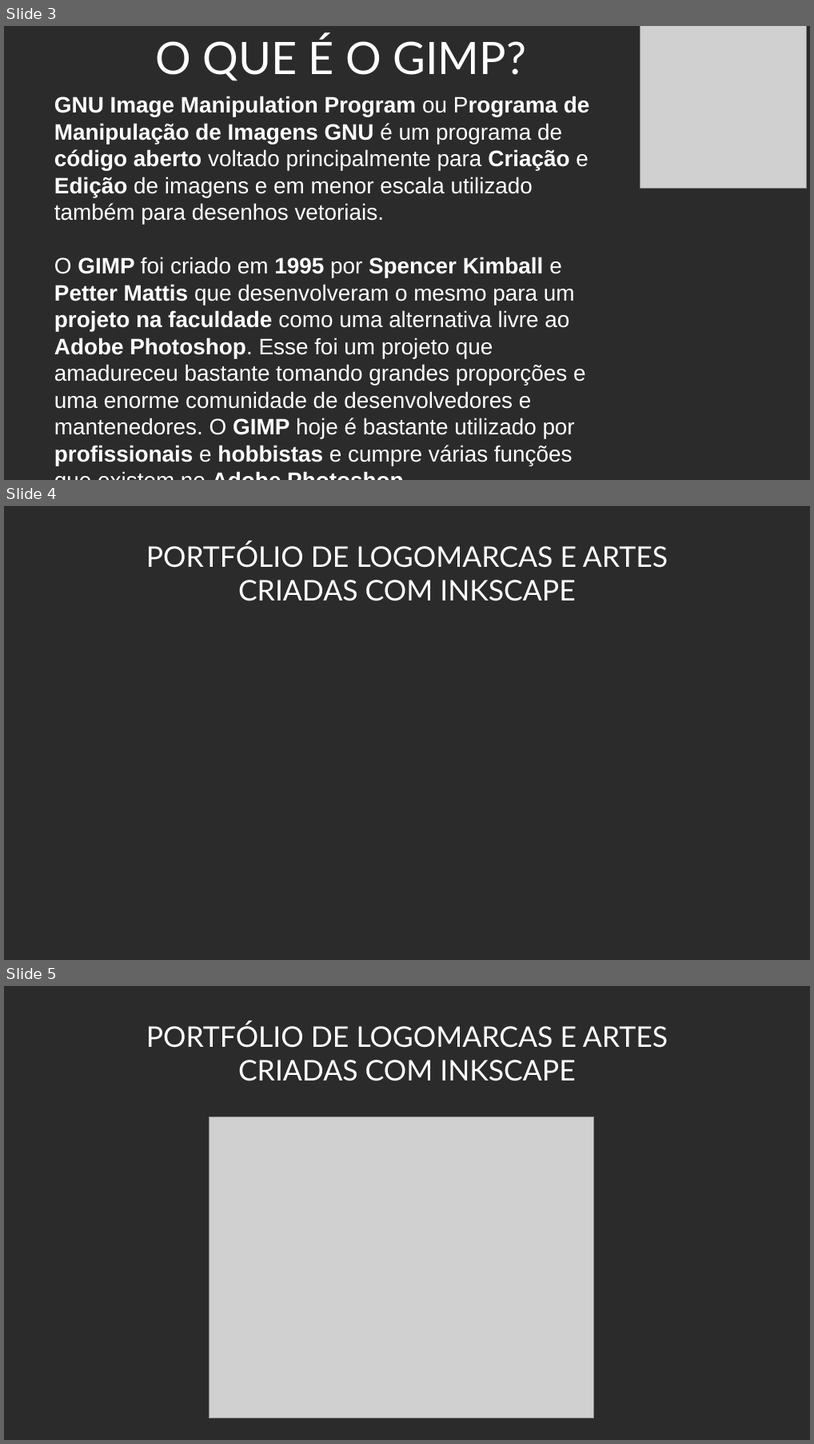
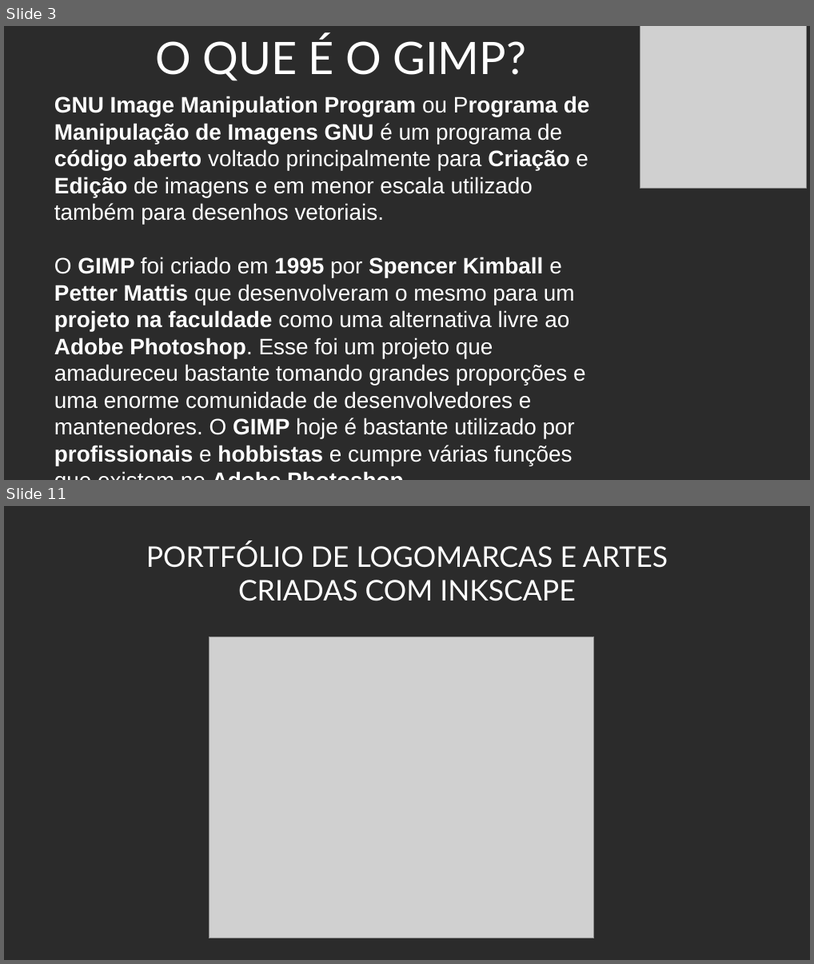
Before and after one commit to Doginnn/expotec2020, a slide deck: palestras/Expotec_2020_Criando logo INKSCAPE e GIMP.odp. Shown one above the other, each under a label of ours: slides 3, 4 and 5 before the commit, slides 3 and 11 after it; the slides between them are not shown. The pictures are 814x1444 and 814x964 pixels, drawn with LibreOffice and Linux fonts; fonts in the diff are those of the drawing; grey boxes stand for pictures; background and template pictures are left out; a plain dark background stands for a picture behind light text. Boxes give left, top, right and bottom in pixels: in the first picture for what was removed or moved away, otherwise in the second. Text is boxed around its words. In the diff, an @@ line names an element or a change of style, - is before the commit and + after.

Commit message:
[ADD]Modificando palestra logo do zero com INKSCAPE e GIMP

```diff
--- a/palestras/Expotec_2020_Criando logo INKSCAPE e GIMP.odp
+++ b/palestras/Expotec_2020_Criando logo INKSCAPE e GIMP.odp
@@ slide 4 removed at bbox=[4, 506, 810, 960], background picture (left out) @@
@@ text removed at bbox=[146, 542, 668, 601] @@
-PORTFÓLIO DE LOGOMARCAS E ARTES CRIADAS COM INKSCAPE
@@ what was slide 5 is now slide 11 @@
```
Also in this commit, not shown: 7 slides added, 1 other slide removed.
